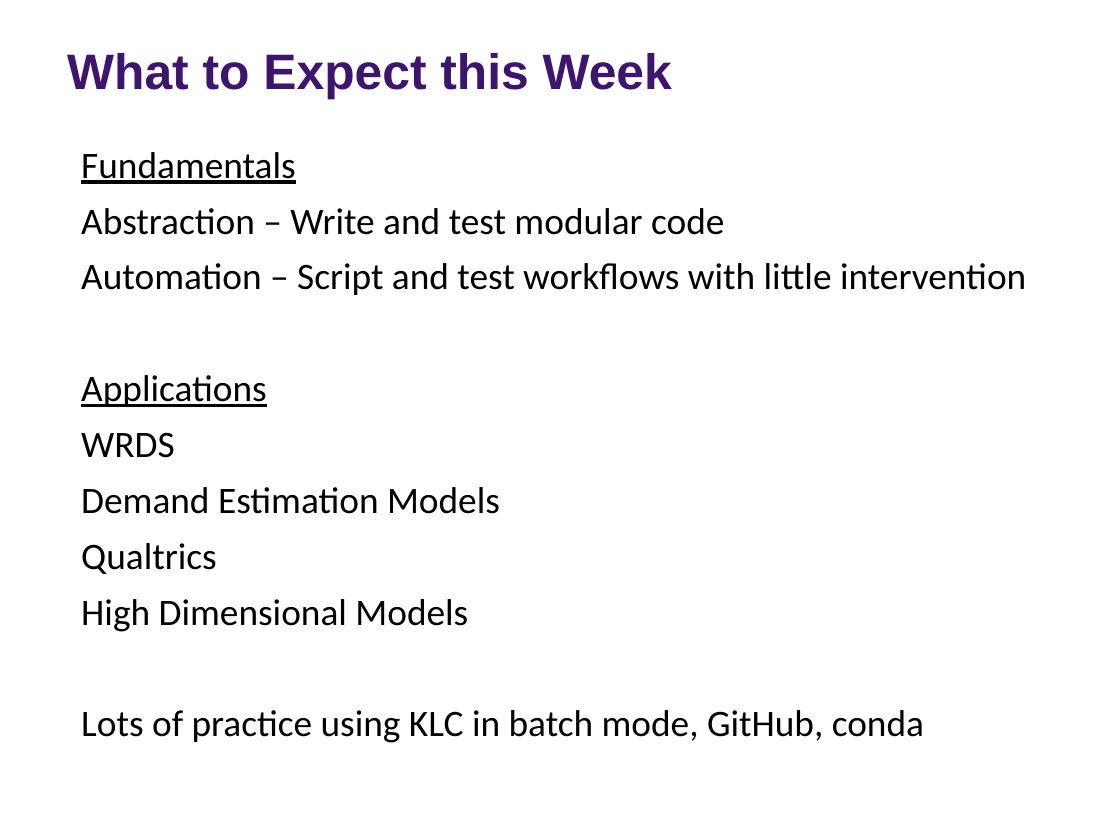
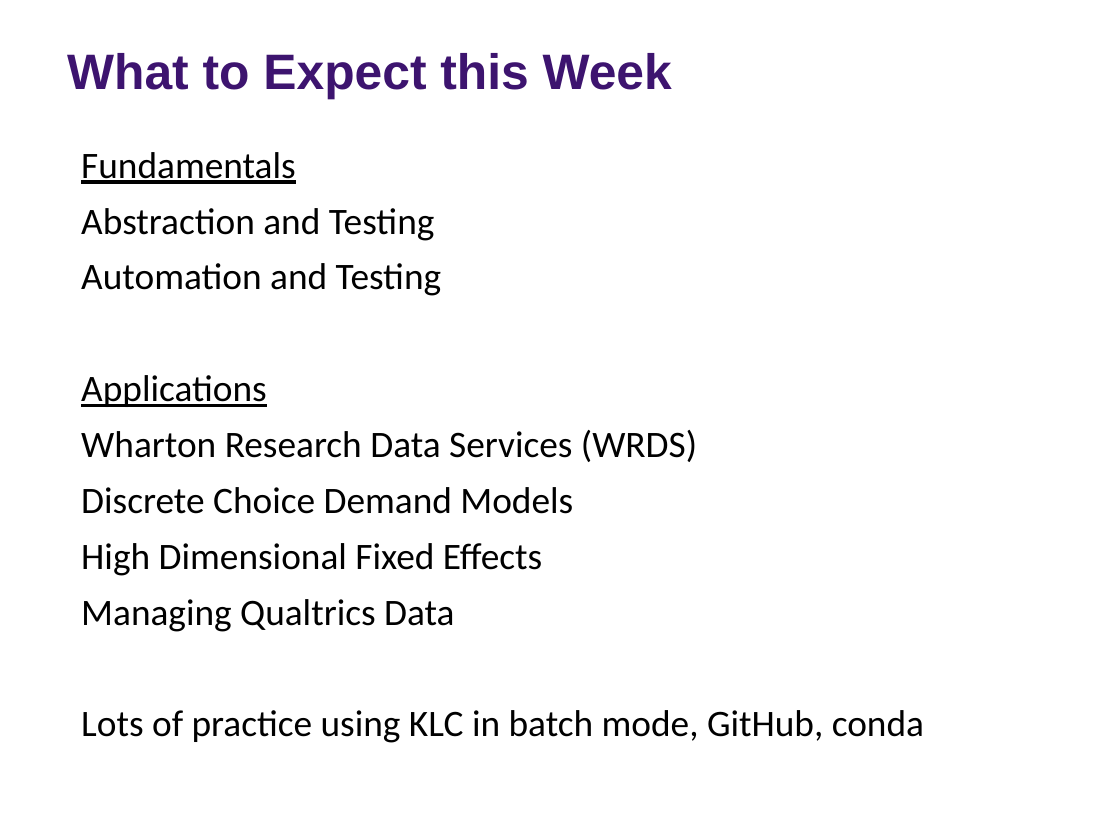
Before and after one commit to rs-kellogg/2023-phd-workshop, a slide deck: slide 18 of session-1/Session 1 - Replication Principles.pptx (slide 19 before the commit). Drawn at 1120x840 pixels with LibreOffice and Linux fonts; fonts in the diff are those of the drawing; background and template pictures are left out. Boxes give left, top, right and bottom in pixels: in the first picture for what was removed or moved away, otherwise in the second. Text is boxed around its words. In the diff, an @@ line names an element or a change of style, - is before the commit and + after.

```diff
--- a/session-1/Session 1 - Replication Principles.pptx
+++ b/session-1/Session 1 - Replication Principles.pptx
@@ text at (x1=81, y1=208, x2=442, y2=296): text changed @@
-Abstraction – Write and test modular code
-Automation – Script and test workflows with little intervention
+Abstraction and Testing
+Automation and Testing
@@ text at (x1=81, y1=430, x2=697, y2=632): text changed @@
-WRDS
-Demand Estimation Models
-Qualtrics
-High Dimensional Models
+Wharton Research Data Services (WRDS)
+Discrete Choice Demand Models
+High Dimensional Fixed Effects
+Managing Qualtrics Data
```
Also in this commit, not shown: 4 other slides changed, 1 slide added, 1 slide removed.
